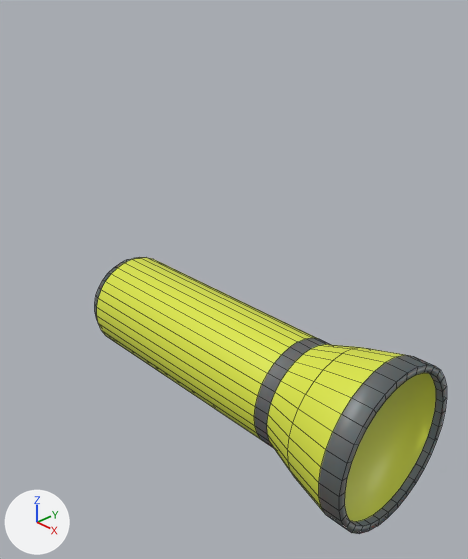
What one commit did to the Blender file Assets/Models/Props.blend.
The view is the same before and after, from a 50 mm camera at (0.419, -0.308, 0.287) aimed at (0.092, 0.004, 0.067). Arrows for +X, +Y and +Z are at lower left; the lights stay in place. Mesh edges are drawn as thin lines. The same objects are shown in both versions, whatever each file hides.

Before the edit, the objects in view are built like this:
```python
me_cylinder_001 = bpy.data.meshes.new('Cylinder.001')
me_cylinder_001.from_pydata(...)  # 320 vertices, 290 faces; spans x -1.16..1.16, y -1.16..1.16, z -1.0..4.8
me_cylinder_001.polygons.foreach_set('use_smooth', [True] * 290)
# faces by material slot: [98, 192]
me_cylinder_001.materials.append(mat_yellow_color)  # yellow #dde746
me_cylinder_001.materials.append(mat_dark_metal)  # grey #727476
ob_cylinder = bpy.data.objects.new('Cylinder', me_cylinder_001)
ob_cylinder.location = (0.0, 0.0, 0.0)
ob_cylinder.rotation_euler = (1.571, 0.0, 1.571)  # degrees (90, 0, 90)
ob_cylinder.scale = (0.0522, 0.0522, 0.0522)
```
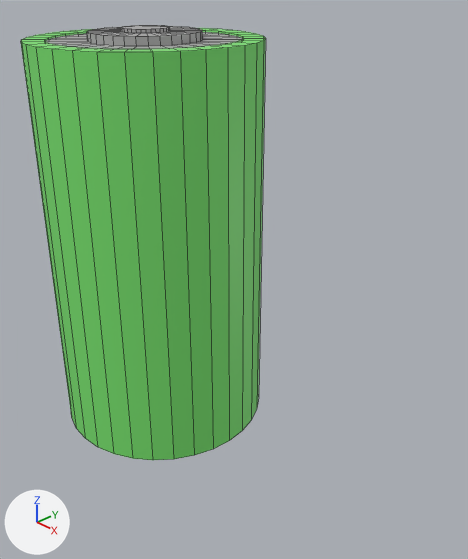
What the commit changed:
Material 'Conductive' (mat_conductive) is new.
Its base color is (0.42, 0.42, 0.42) (grey #adadad).
Material 'Wrapping' (mat_wrapping) is new.
Its base color is (0.199, 0.8, 0.164) (green #7be771).
Mesh me_cylinder_002 is new.
It has 384 vertices, 354 faces and spans x -1.0..1.0, y -1.0..1.0, z -1.0..2.72.
Faces by material slot: [224, 130].
It uses material mat_wrapping (green #7be771).
It uses material mat_conductive (grey #adadad).
Object 'Cylinder' (ob_cylinder) now shows me_cylinder_002 instead of me_cylinder_001.
Object 'Cylinder' (ob_cylinder) turns from (90, 0, 90) to (0, 0, 0) degrees about x, y and z.
Object 'Cylinder' (ob_cylinder) is rescaled from (0.0522, 0.0522, 0.0522) to (0.0898, 0.0898, 0.0898).

Boxes [x1, y1, x2, y2] around the edits, measured in the pictures (468 x 559 px):
'Cylinder', reshaped, rescaled, turned: before [95, 257, 447, 534]; after [21, 25, 266, 460]
